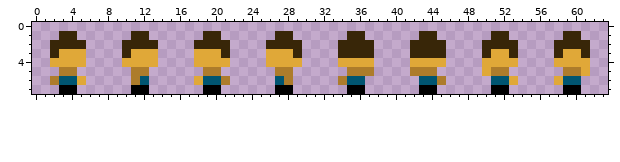
One commit to this pixel-art sprite: assets/hero.png. Above, as it was before the edit.
The file is 64x8 pixels.
After the commit:
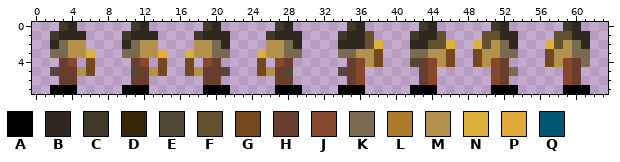
Palette (. is transparent): A #000000  B #2e281e  C #403829  D #382608  E #524837  F #63502e  G #754920  H #693e2e  J #87462e  K #7a6b50  L #ad7c2b  M #b5914e  N #dbb13b  P #e0a838  Q #005571
What changed:
Changed rows in their new state; - is an unchanged pixel.
first column x 2:
0 -CB------CB------CB------CB------CB------CB------CB------CB-
1 CBBB----CBBB----CBBB----CBBB----CBBF----CBBF----FFBB----FFBB
2 BKMM----BKMM----MMKB----MMKB----BBBFN---BBFFN--NFMKB---NFMKB
3 KKMMN---KKMMN--NMMKK---NMMKK----KKMMG---KKMMG--GMMKK---GMMKK
4 .HJ.G---.HJ.G--G.JH.---G.JH.----.HJMG---EHJMG--GMJH.---GMJHK
5 EHHMG----EHMG--GMHHE---GMHE-----EHJ.----.HJ-----.JHK-----JH.
6 .HH.-----HH-----.HH.-----HH-----.HJ------HJ.-----JH.----.JH-
7 A-------A----------A-------A----A-------A----------A-------A
Boxes around the changes in both pictures, in picture pixels (x1, y1, x2, y2):
changed: (50, 22, 302, 94)
changed: (338, 22, 383, 94)
changed: (410, 22, 518, 94)
changed: (545, 22, 590, 94)
